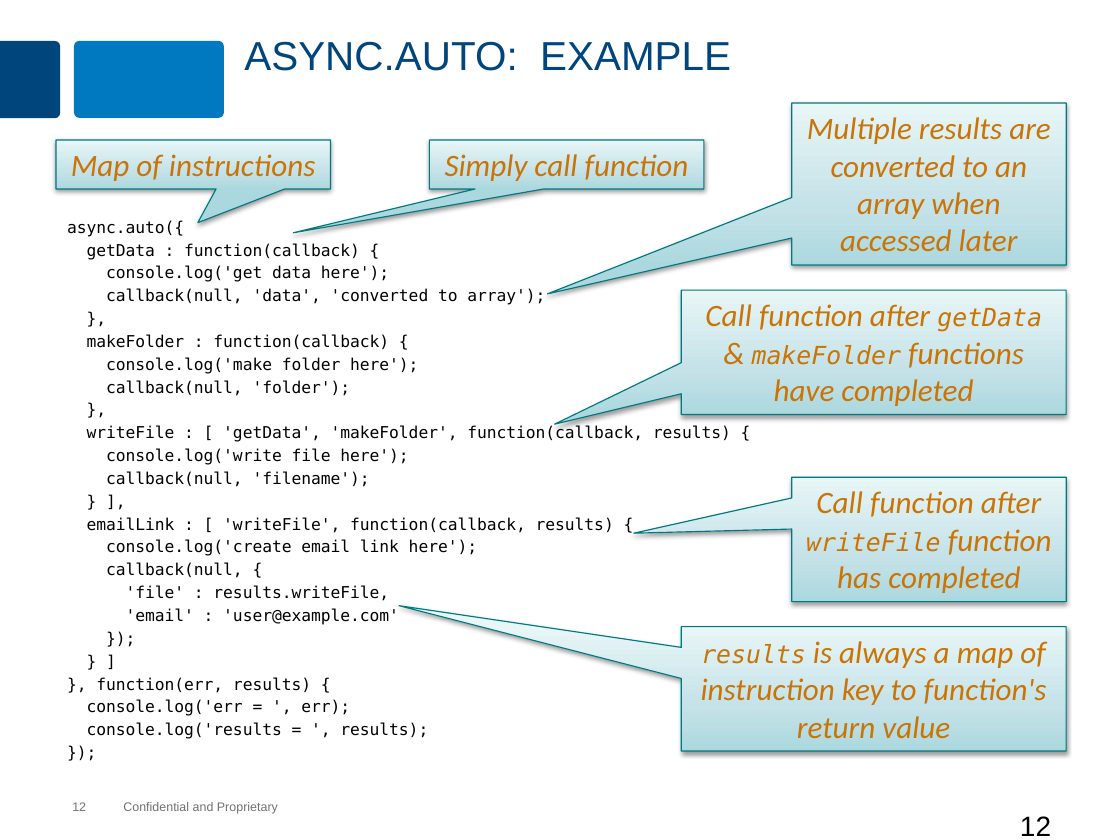
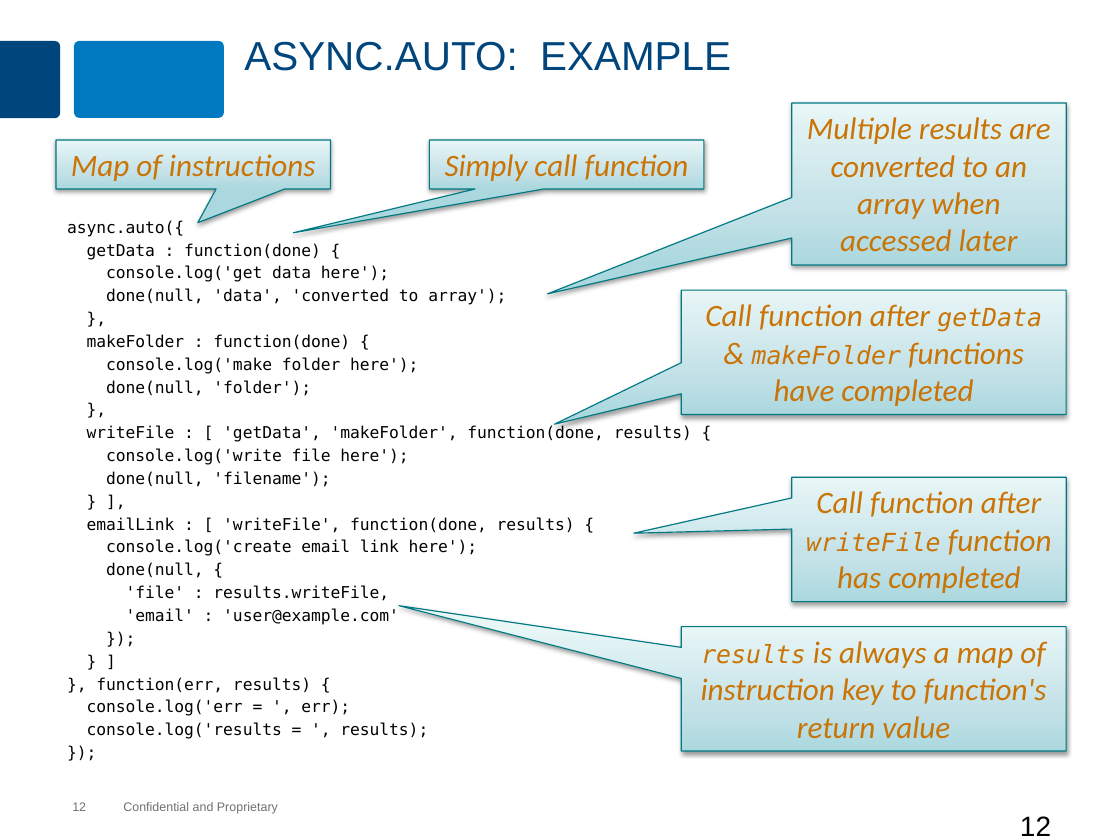
Before and after one commit to MaxMillington/nodePractice, a slide deck: slide 12 of node/lesson-65-async/async.pptx. Drawn at 1120x840 pixels with LibreOffice and Linux fonts; fonts in the diff are those of the drawing; background and template pictures are left out. Boxes give left, top, right and bottom in pixels: in the first picture for what was removed or moved away, otherwise in the second. Text is boxed around its words. In the diff, an @@ line names an element or a change of style, - is before the commit and + after.

Commit message:
Changed the word, 'callback', to 'done' in the examples.

```diff
--- a/node/lesson-65-async/async.pptx
+++ b/node/lesson-65-async/async.pptx
@@ text at (x1=87, y1=243, x2=321, y2=260): text changed @@
-getData : function(callback) {
+getData : function(done) {
@@ text at (x1=106, y1=288, x2=506, y2=305): text changed @@
-callback(null, 'data', 'converted to array');
+done(null, 'data', 'converted to array');
@@ text at (x1=87, y1=334, x2=350, y2=349): text changed @@
-makeFolder : function(callback) {
+makeFolder : function(done) {
@@ text at (x1=106, y1=380, x2=311, y2=396): text changed @@
-callback(null, 'folder');
+done(null, 'folder');
@@ text at (x1=87, y1=425, x2=692, y2=442): text changed @@
-writeFile : [ 'getData', 'makeFolder', function(callback, results) {
+writeFile : [ 'getData', 'makeFolder', function(done, results) {
@@ text at (x1=106, y1=471, x2=330, y2=487): text changed @@
-callback(null, 'filename');
+done(null, 'filename');
@@ text at (x1=87, y1=517, x2=575, y2=533): text changed @@
-emailLink : [ 'writeFile', function(callback, results) {
+emailLink : [ 'writeFile', function(done, results) {
@@ text at (x1=106, y1=562, x2=204, y2=578): text changed @@
-callback(null, {
+done(null, {
```
Also in this commit, not shown: 2 other slides changed.
